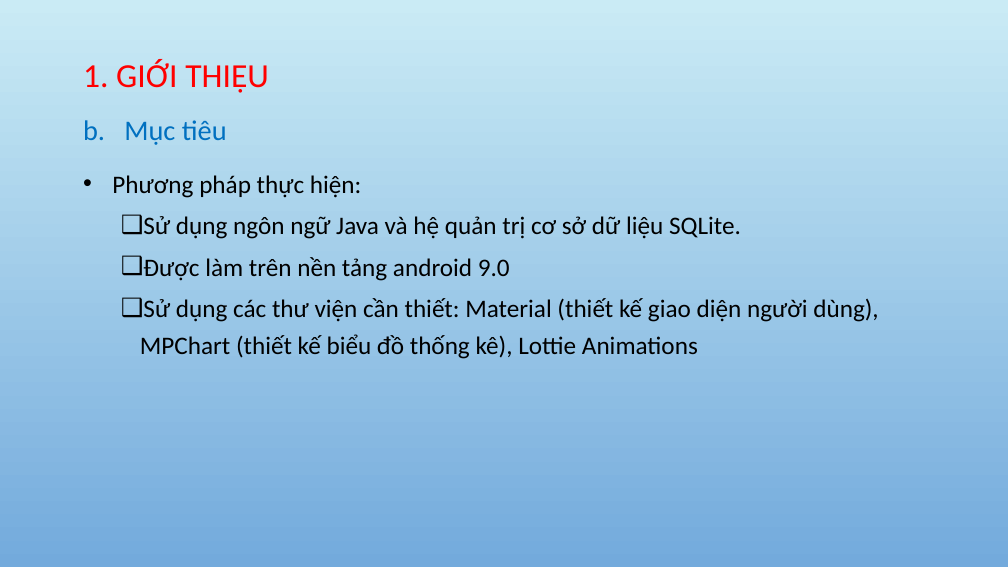
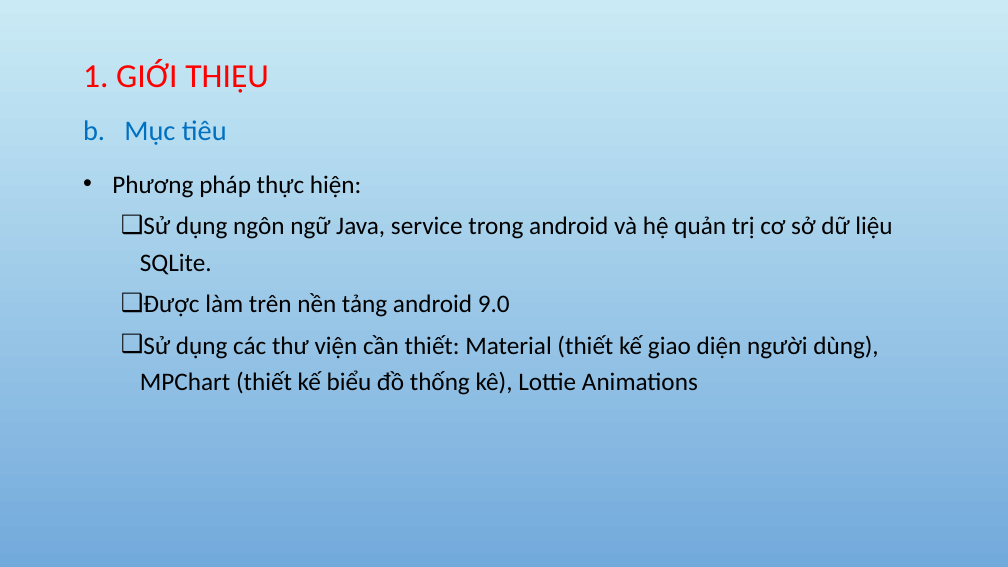
Before and after one commit to tuongthanh98/GraduationThsis, a slide deck: slide 6 of GraduationThsis_powpoint.pptx. Drawn at 1008x567 pixels with LibreOffice and Linux fonts; fonts in the diff are those of the drawing; background and template pictures are left out. Boxes give left, top, right and bottom in pixels: in the first picture for what was removed or moved away, otherwise in the second. Text is boxed around its words. In the diff, an @@ line names an element or a change of style, - is before the commit and + after.

```diff
--- a/GraduationThsis_powpoint.pptx
+++ b/GraduationThsis_powpoint.pptx
@@ text at (140,216,892,275): text changed @@
-  ❑ Sử dụng ngôn ngữ Java và hệ quản trị cơ sở dữ liệu SQLite.
+  ❑ Sử dụng ngôn ngữ Java, service trong android và hệ quản trị cơ sở dữ liệu SQLite.
```
Also in this commit, not shown: 1 other slide changed, 1 slide added, 2 other files.
